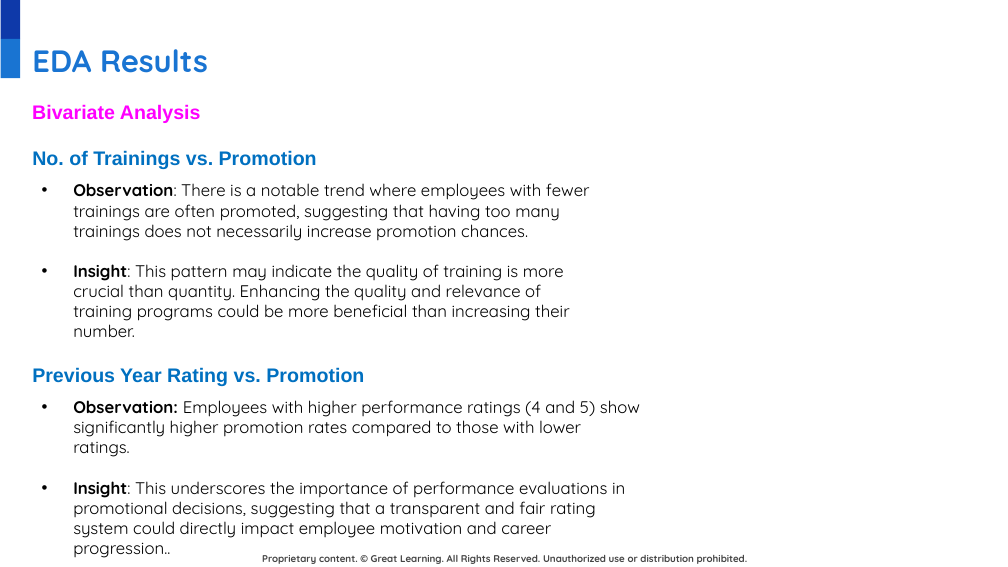
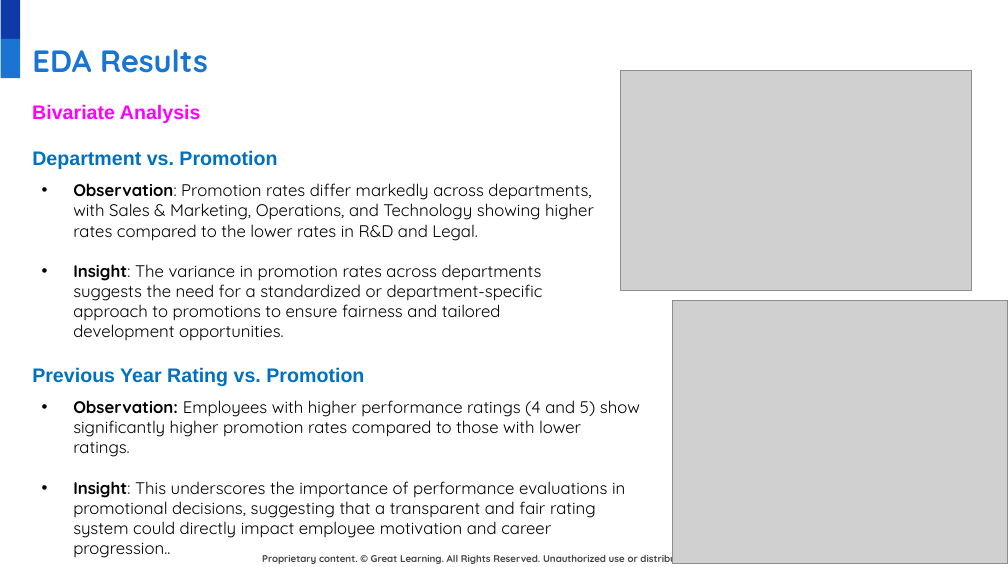
Before and after one commit to developer20sujeet/Python_For_AIML_DataScience, a slide deck: slide 14 of GreatLearningProject/Advanced ML/LowCode_Additional__Project_AML.pptx (slide 12 before the commit). Drawn at 1008x567 pixels with LibreOffice and Linux fonts; fonts in the diff are those of the drawing; grey boxes stand for pictures; background and template pictures are left out. Boxes give left, top, right and bottom in pixels: in the first picture for what was removed or moved away, otherwise in the second. Text is boxed around its words. In the diff, an @@ line names an element or a change of style, - is before the commit and + after.

```diff
--- a/GreatLearningProject/Advanced ML/LowCode_Additional__Project_AML.pptx
+++ b/GreatLearningProject/Advanced ML/LowCode_Additional__Project_AML.pptx
@@ picture added at (620,71,972,291) @@
@@ text at (32,150,277,169): text changed @@
-No. of Trainings vs. Promotion
+Department vs. Promotion
@@ text at (73,183,594,341): text changed @@
-• Observation: There is a notable trend where employees with fewer trainings are often promoted, suggesting that having too many trainings does not necessarily increase promotion chances.
-• Insight: This pattern may indicate the quality of training is more crucial than quantity. Enhancing the quality and relevance of training programs could be more beneficial than increasing their number.
+• Observation: Promotion rates differ markedly across departments, with Sales & Marketing, Operations, and Technology showing higher rates compared to the lower rates in R&D and Legal.
+• Insight: The variance in promotion rates across departments suggests the need for a standardized or department-specific approach to promotions to ensure fairness and tailored development opportunities.
@@ picture added at (672,300,1008,563) @@
```
Also in this commit, not shown: 3 other slides changed, 2 slides added, 1 other file.
